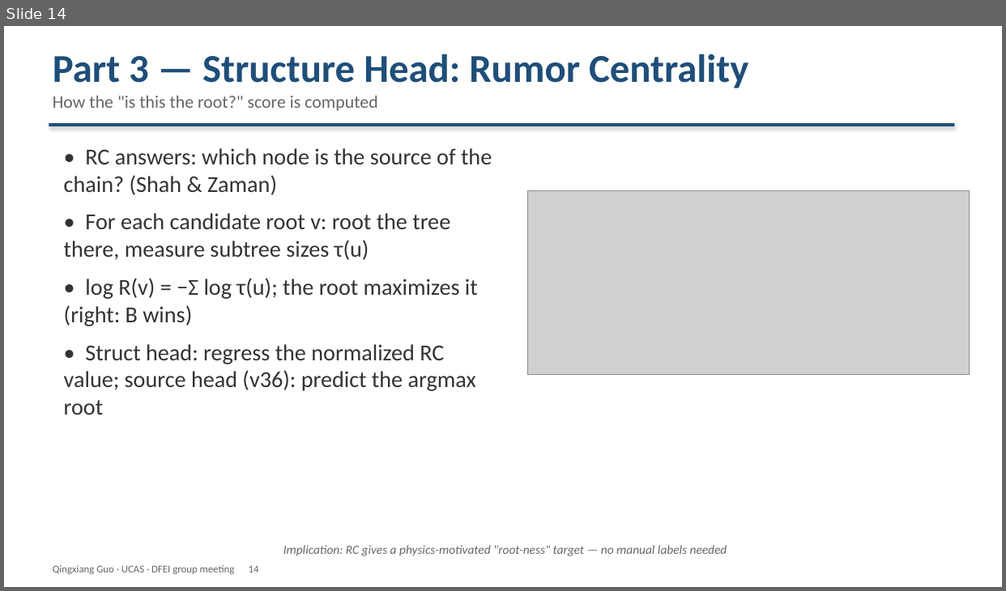
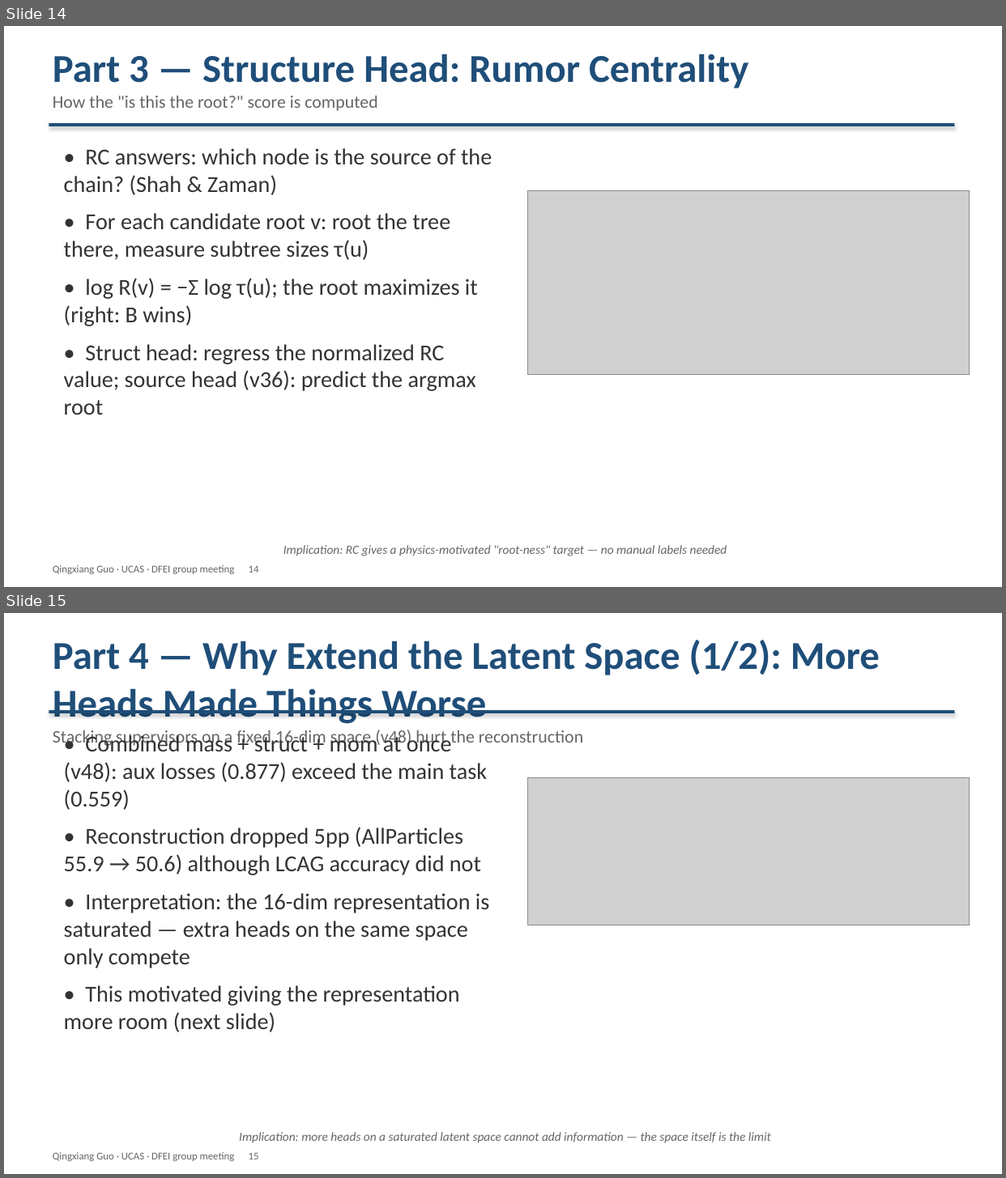
Before and after one commit to Aniedrew/dfei_ift, a slide deck: meeting_figs/DFEI_progress_20260902_EN.pptx. Shown one above the other, each under a label of ours: slide 14 before the commit, slides 14 and 15 after it. The pictures are 1006x591 and 1006x1178 pixels, drawn with LibreOffice and Linux fonts; fonts in the diff are those of the drawing; grey boxes stand for pictures. Boxes give left, top, right and bottom in pixels: in the first picture for what was removed or moved away, otherwise in the second. Text is boxed around its words. In the diff, an @@ line names an element or a change of style, - is before the commit and + after.

Commit message:
docs: rewrite Part 4 as latent-space argument; drop the PV part
- S15: more heads made things worse (v48: aux 0.877 > main 0.559,
  AllParticles 55.9 -> 50.6) -> the 16-dim space is saturated
- S16: size the latent space from physics — new latent_dof figure
  (track ~12-14 physical DOF + serves 9 heads -> 16-dim at the lower
  bound; v53 widens nodes 32 / tt edges 24)
- S17: slimmed Part 5 (public data, learned DA, chain scorer);
  S18: next steps; PV-subgraph line removed entirely (18 pages)

```diff
--- a/meeting_figs/DFEI_progress_20260902_EN.pptx
+++ b/meeting_figs/DFEI_progress_20260902_EN.pptx
@@ slide 15 added at [4,613,1002,1174], background #FFFFFF @@
@@ text added at [53,640,880,747], 17 pt, text #666666 @@
+Part 4 — Why Extend the Latent Space (1/2): More Heads Made Things Worse
+Stacking supervisors on a fixed 16-dim space (v48) hurt the reconstruction
@@ rectangle added at [49,710,955,713], fill #1F4E79 @@
@@ text added at [64,732,489,1033], 22 pt, text #333333 @@
+• Combined mass + struct + mom at once (v48): aux losses (0.877) exceed the main task (0.559)
+• Reconstruction dropped 5pp (AllParticles 55.9 → 50.6) although LCAG accuracy did not
+• Interpretation: the 16-dim representation is saturated — extra heads on the same space only compete
+• This motivated giving the representation more room (next slide)
@@ picture added at [528,777,970,926] @@
@@ text added at [239,1132,771,1144], 12 pt, text #666666, italic @@
+Implication: more heads on a saturated latent space cannot add information — the space itself is the limit
@@ text added at [53,1152,259,1161], 10 pt, text #666666 @@
+Qingxiang Guo · UCAS · DFEI group meeting 15
```
Also in this commit, not shown: 3 slides changed, 1 other slide added, 1 slide removed, 3 other files.
